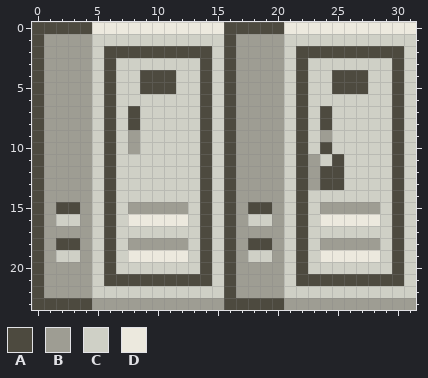
Pixel-art sprite: objects/npceq/locker1/locker1.png. Above is the file before it was changed.
The file is 32x24 pixels.
Palette (. is transparent): A #4d4a3f  B #9e9d93  C #cfd0c6  D #ece9de
Pixels before, first column x 0:
 0 AAAAADDDDDDDDDDDAAAAADDDDDDDDDDD
 1 ABBBBCCCCCCCCCCCABBBBCCCCCCCCCCC
 2 ABBBBCAAAAAAAAACABBBBCAAAAAAAAAC
 3 ABBBBCACCCCCCCACABBBBCACCCCCCCAC
 4 ABBBBCACCAAACCACABBBBCACCAAACCAC
 5 ABBBBCACCAAACCACABBBBCACCAAACCAC
 6 ABBBBCACCCCCCCACABBBBCACCCCCCCAC
 7 ABBBBCACACCCCCACABBBBCACACCCCCAC
 8 ABBBBCACACCCCCACABBBBCACACCCCCAC
 9 ABBBBCACBCCCCCACABBBBCACBCCCCCAC
10 ABBBBCACBCCCCCACABBBBCACACCCCCAC
11 ABBBBCACCCCCCCACABBBBCABCACCCCAC
12 ABBBBCACCCCCCCACABBBBCABAACCCCAC
13 ABBBBCACCCCCCCACABBBBCABAACCCCAC
14 ABBBBCACCCCCCCACABBBBCACCCCCCCAC
15 ABAABCACBBBBBCACABAABCACBBBBBCAC
16 ABCCBCACDDDDDCACABCCBCACDDDDDCAC
17 ABBBBCACCCCCCCACABBBBCACCCCCCCAC
18 ABAABCACBBBBBCACABAABCACBBBBBCAC
19 ABCCBCACDDDDDCACABCCBCACDDDDDCAC
20 ABBBBCACCCCCCCACABBBBCACCCCCCCAC
21 ABBBBCAAAAAAAAACABBBBCAAAAAAAAAC
22 ABBBBCCCCCCCCCCCABBBBCCCCCCCCCCC
23 AAAAABBBBBBBBBBBAAAAABBBBBBBBBBB
Once edited:
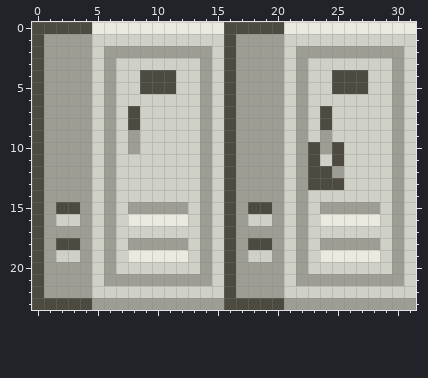
Change:
Colour B gives way to colour A in rows 11 to 13 at x 23.
Colour C gives way to colour A in row 10 at x 23 and 25.
Colour A gives way to colour B in row 2 at x 6 to 14 and 22 to 30; in rows 3 to 9 at x 6, 14, 22 and 30; in row 10 at x 6, 14, 22, 24 and 30; in row 11 at x 6, 14, 22 and 30; in row 12 at x 6, 14, 22, 25 and 30; in rows 13 to 20 at x 6, 14, 22 and 30.
Colour A gives way to colour B in row 21 at x 6 to 14 and 22 to 30.
